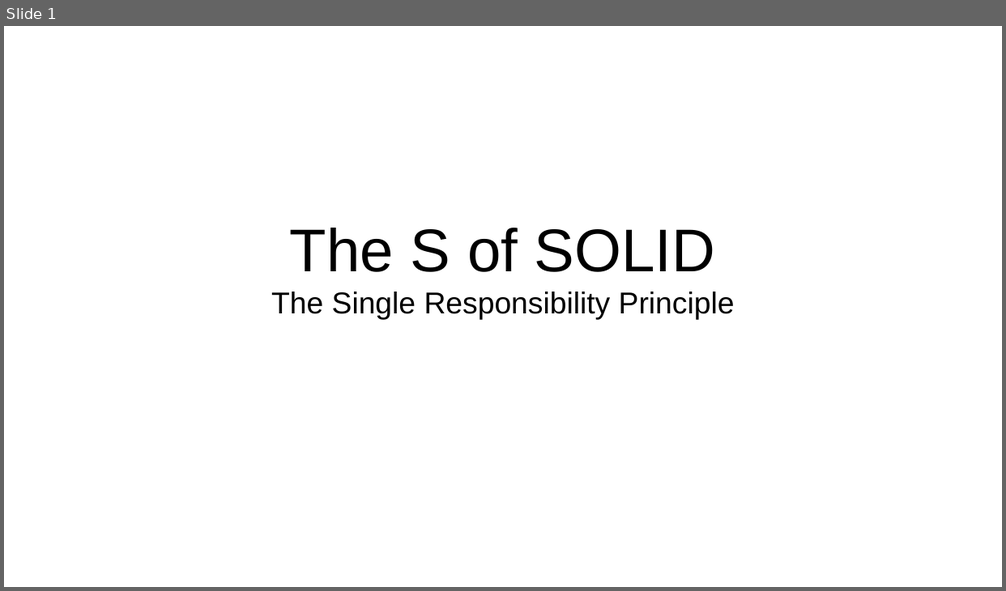
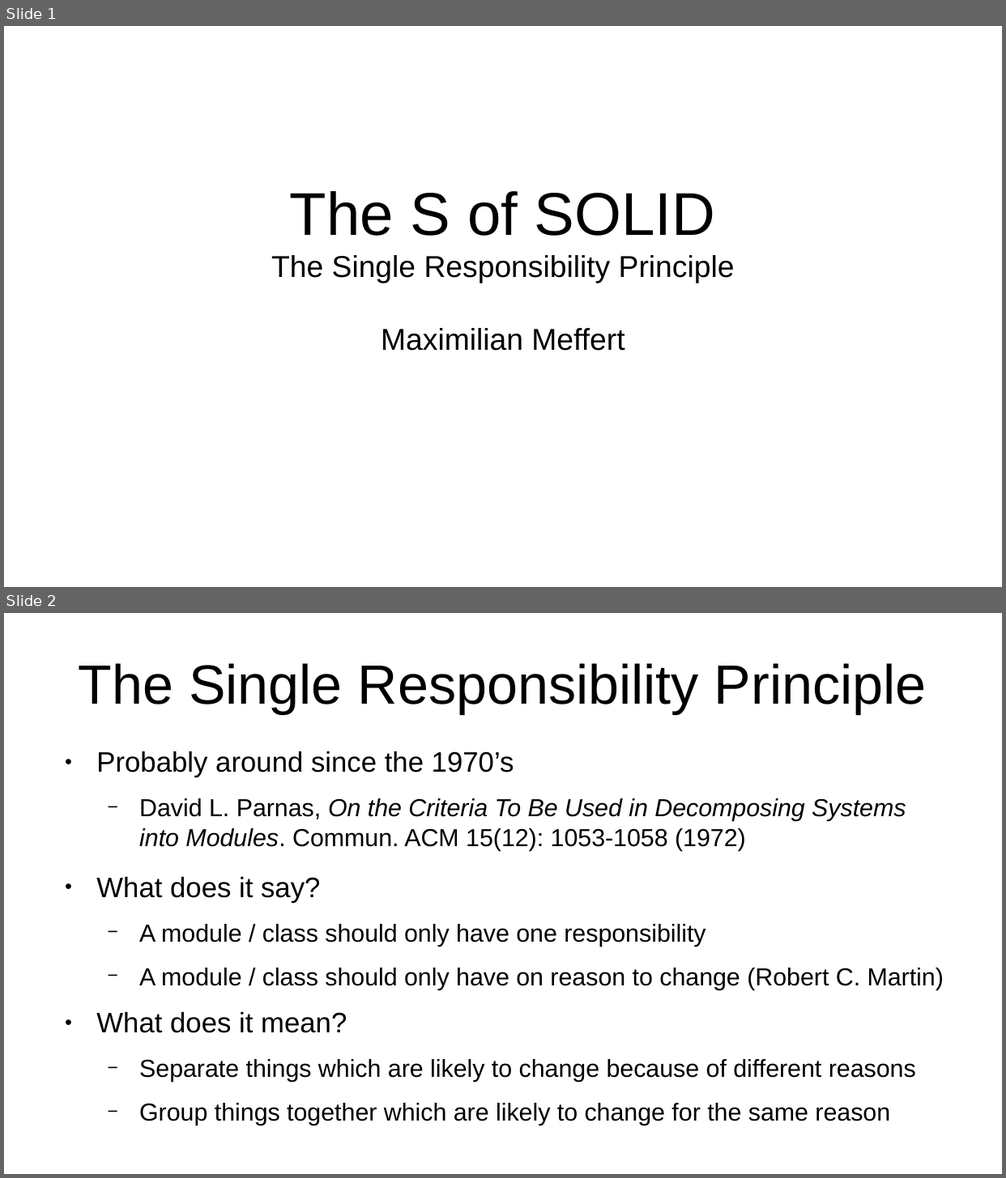
Before and after one commit to maxmeffert/SOLID, a slide deck: TheSofSOLID/TheSofSOLID.odp. Shown one above the other, each under a label of ours: slide 1 before the commit, slides 1 and 2 after it. The pictures are 1006x591 and 1006x1178 pixels, drawn with LibreOffice and Linux fonts; fonts in the diff are those of the drawing. Boxes give left, top, right and bottom in pixels: in the first picture for what was removed or moved away, otherwise in the second. Text is boxed around its words. In the diff, an @@ line names an element or a change of style, - is before the commit and + after.

```diff
--- a/TheSofSOLID/TheSofSOLID.odp
+++ b/TheSofSOLID/TheSofSOLID.odp
@@ slide 2 added at [4,613,1002,1174], background #FFFFFF @@
@@ title added at [79,663,927,714], 44 pt, text #000000 @@
+The Single Responsibility Principle
@@ text added at [96,751,944,1126], 19.6 pt, text #000000 @@
+● Probably around since the 1970’s
+  − David L. Parnas, On the Criteria To Be Used in Decomposing Systems into Modules. Commun. ACM 15(12): 1053-1058 (1972)
+● What does it say?
+  − A module / class should only have one responsibility
+  − A module / class should only have on reason to change (Robert C. Martin)
+● What does it mean?
+  − Separate things which are likely to change because of different reasons
+  − Group things together which are likely to change for the same reason
@@ slide 1 changed as well @@
@@ subtitle at [381,328,624,351]: paragraph added @@
+Maximilian Meffert
```
Also in this commit, not shown: 12 other slides added, 1 slide removed, 3 other files.
